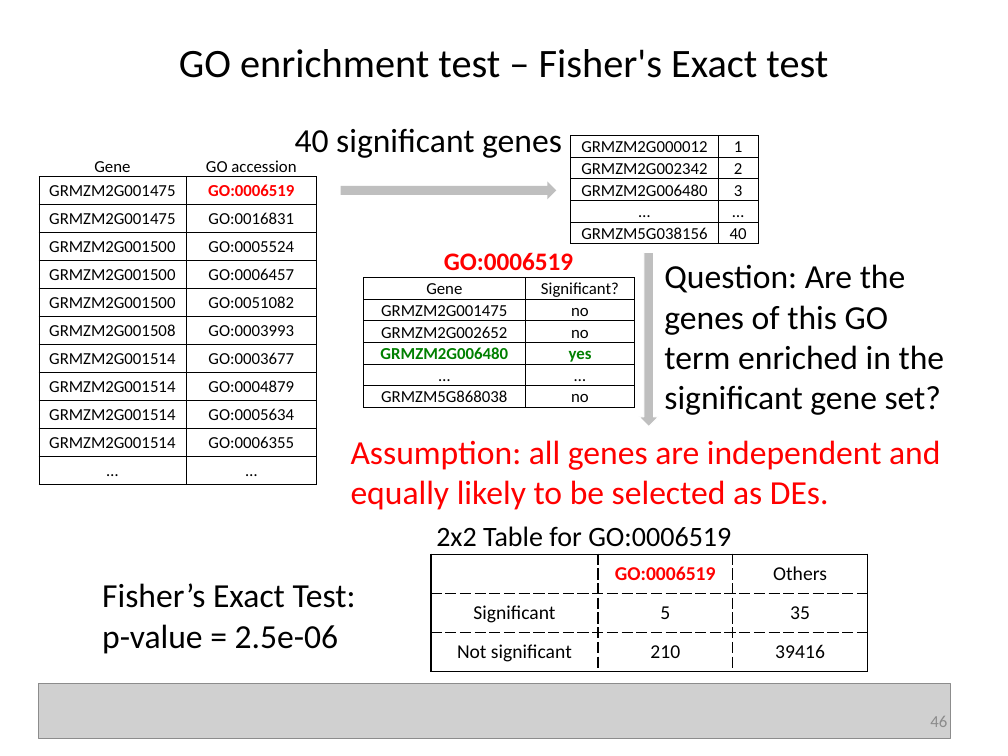
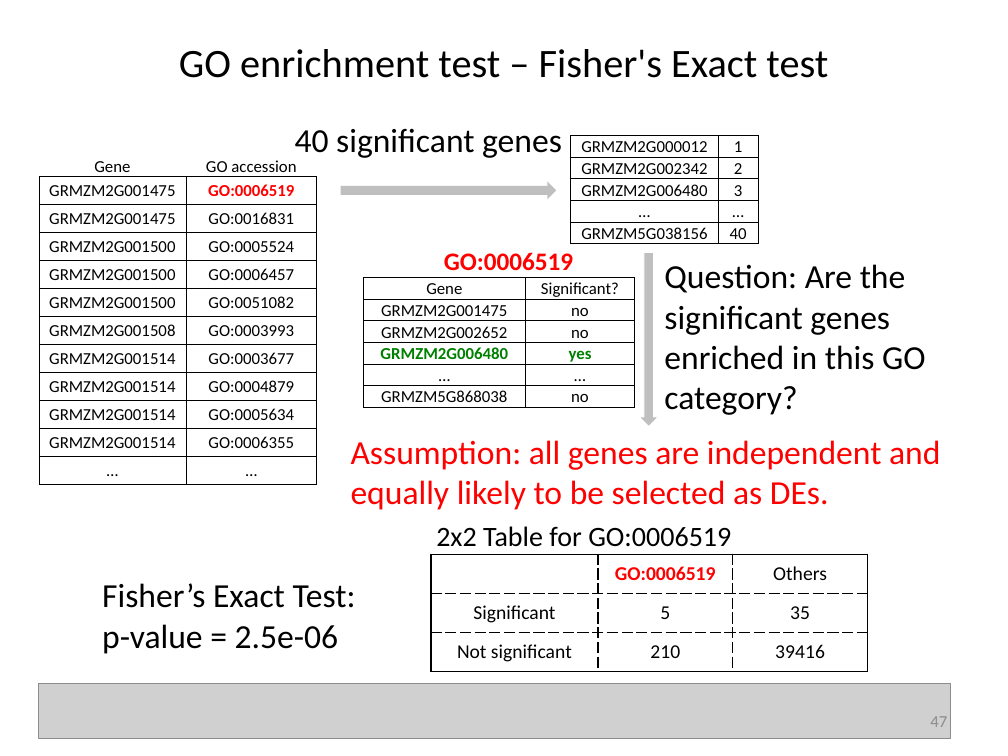
Before and after one commit to liu3zhenlab/teaching, a slide deck: slide 47 of PLPTH813Bioinformatis/2023/lectures/lecture16_DE.pptx (slide 46 before the commit). Drawn at 1008x756 pixels with LibreOffice and Linux fonts; fonts in the diff are those of the drawing; grey boxes stand for pictures. Boxes give left, top, right and bottom in pixels: in the first picture for what was removed or moved away, otherwise in the second. Text is boxed around its words. In the diff, an @@ line names an element or a change of style, - is before the commit and + after.

```diff
--- a/PLPTH813Bioinformatis/2023/lectures/lecture16_DE.pptx
+++ b/PLPTH813Bioinformatis/2023/lectures/lecture16_DE.pptx
@@ text at (664,264,925,415): text changed @@
-Question: Are the genes of this GO term enriched in the significant gene set?
+Question: Are the significant genes enriched in this GO category?
@@ page number at (930,716,947,727): text changed @@
-46
+47
```
Also in this commit, not shown: 14 other slides changed, 1 slide added, 4 other files.
